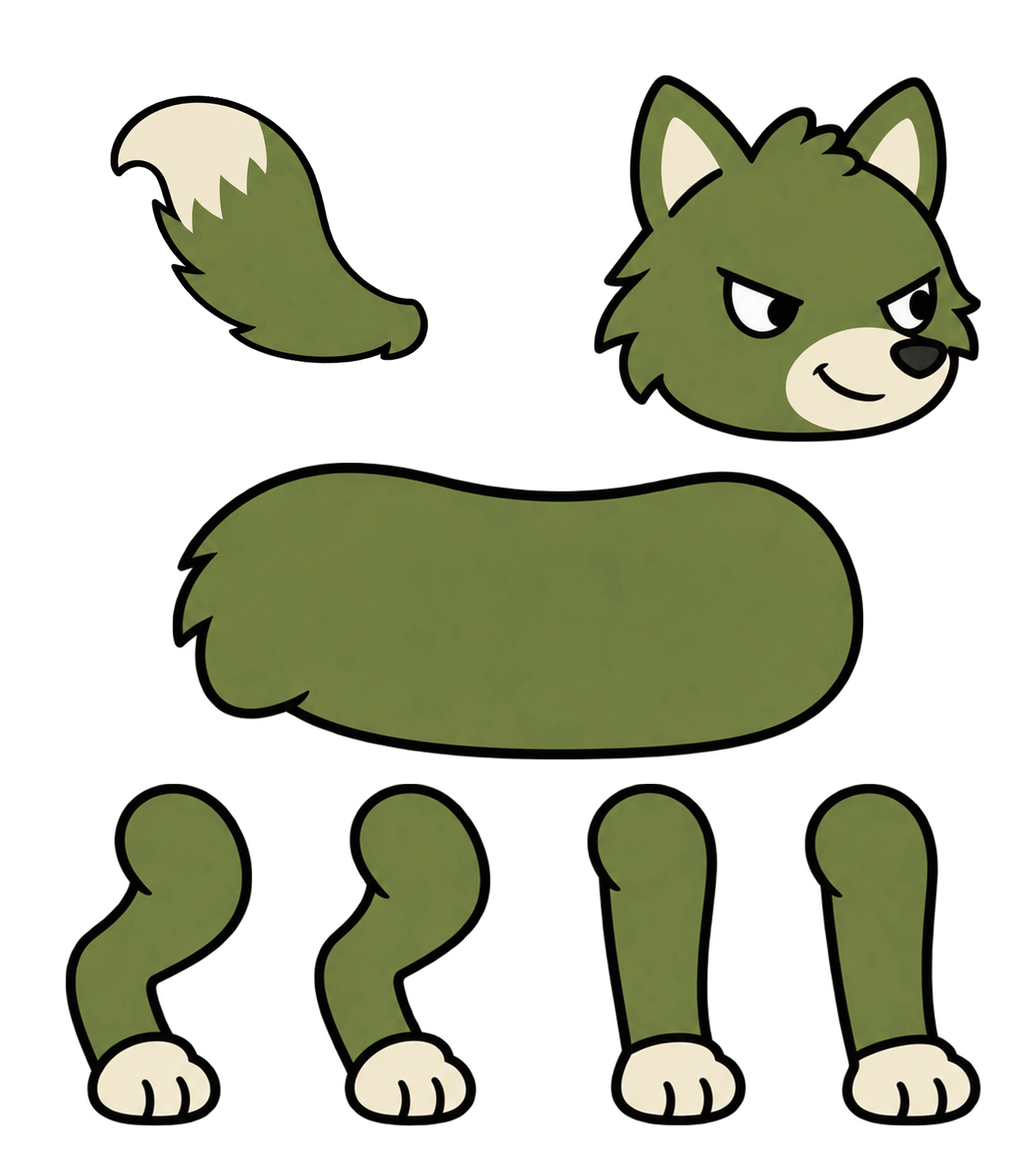
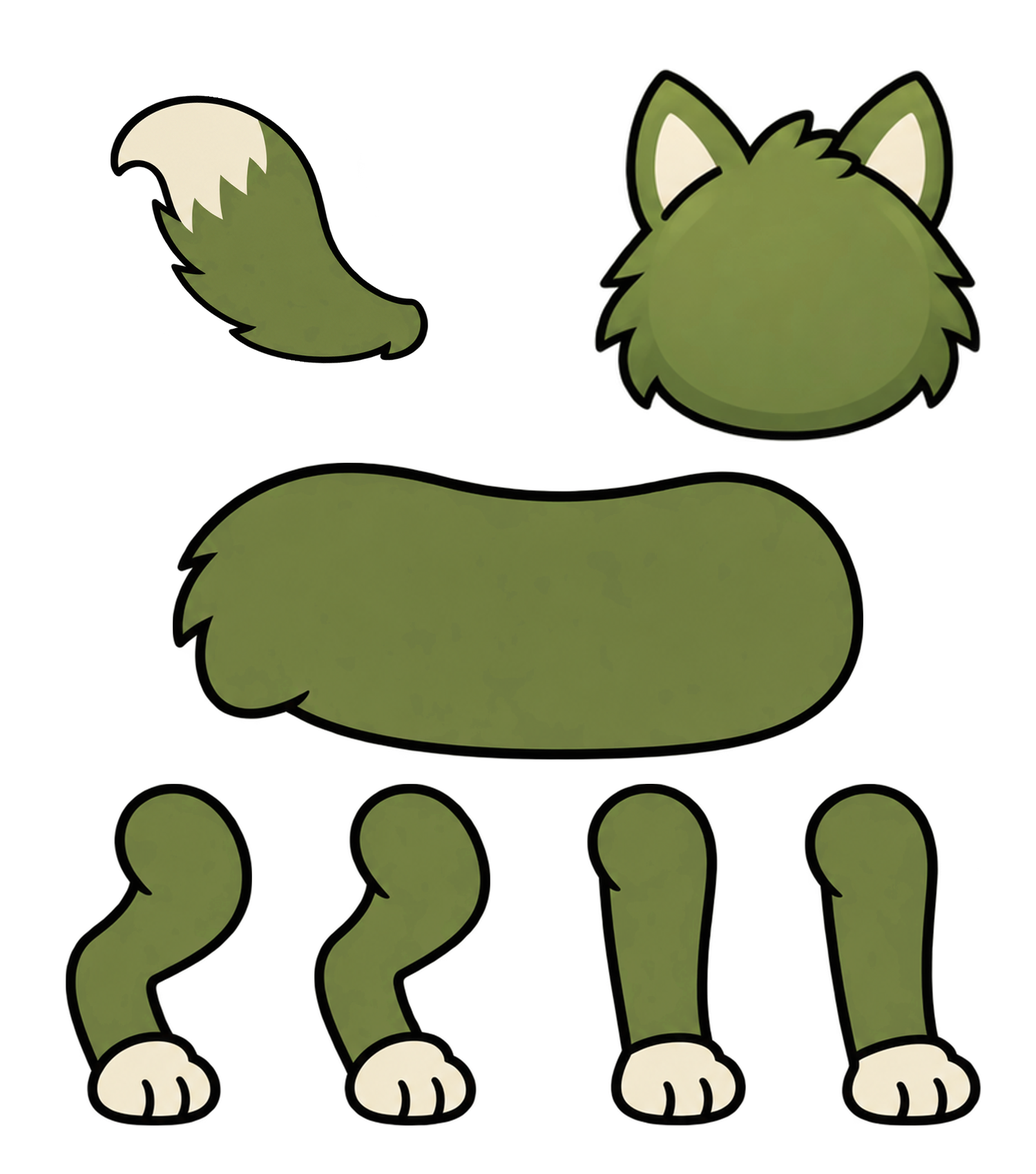
Layers edited between the first and the second 1036 × 1174 image:
painted on "머리" over left=593, top=68, right=981, bottom=442
